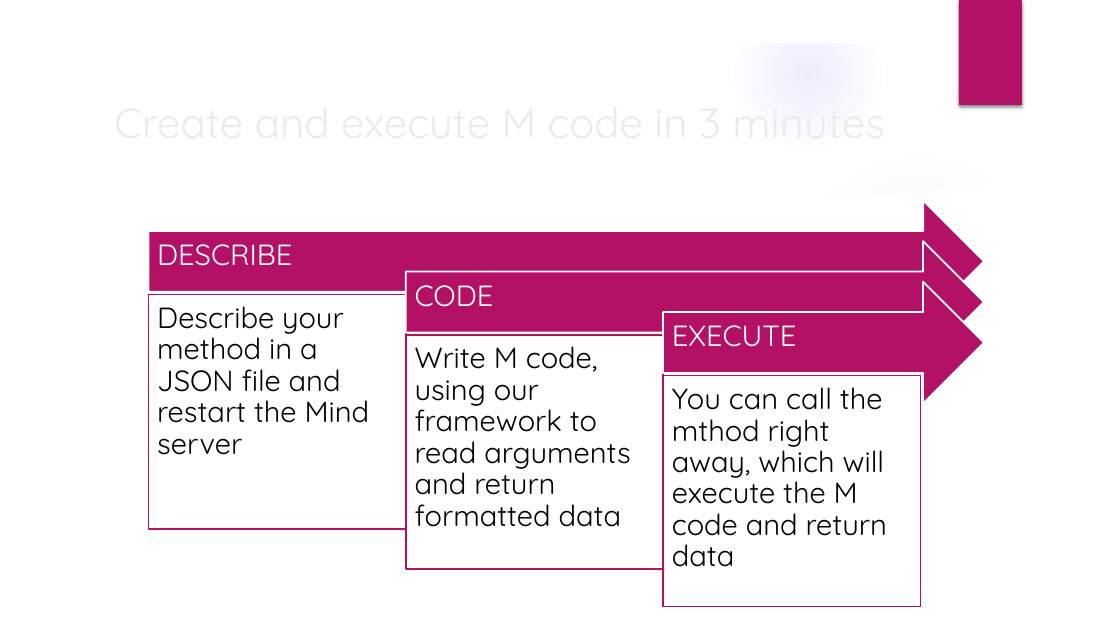
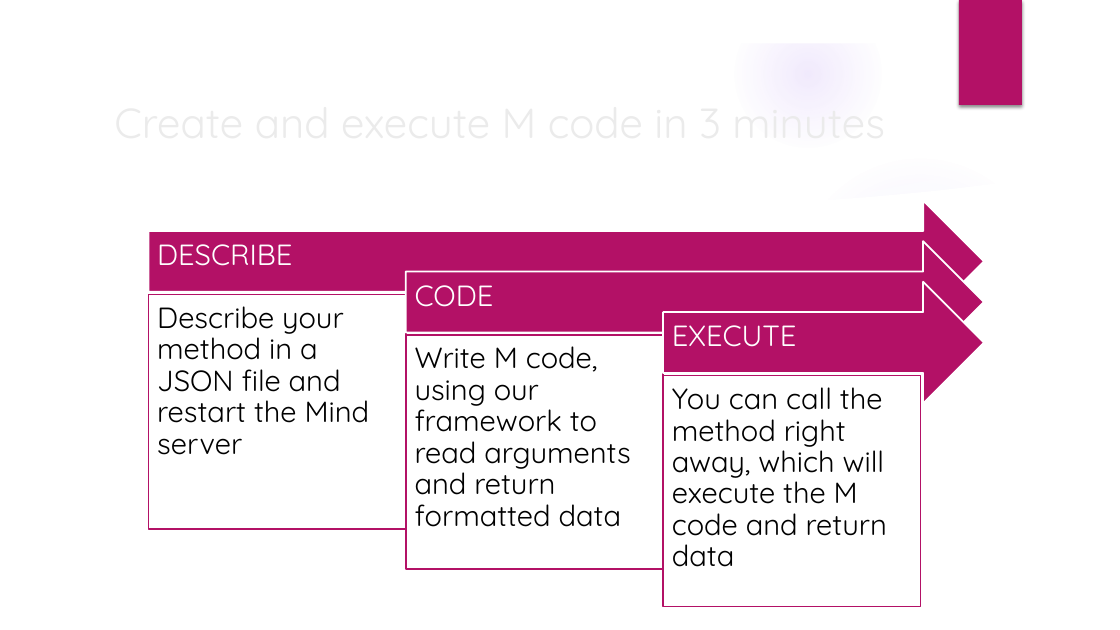
Before and after one commit to mind4yottadb/mind-server, a slide deck: slide 10 of docs/slides/def1.pptx. Drawn at 1120x630 pixels with LibreOffice and Linux fonts; fonts in the diff are those of the drawing; background and template pictures are left out. Boxes give left, top, right and bottom in pixels: in the first picture for what was removed or moved away, otherwise in the second. Text is boxed around its words. In the diff, an @@ line names an element or a change of style, - is before the commit and + after.

```diff
--- a/docs/slides/def1.pptx
+++ b/docs/slides/def1.pptx
@@ text at [672, 387, 887, 567]: text changed @@
-You can call the mthod right away, which will execute the M code and return data
+You can call the method right away, which will execute the M code and return data
```
Also in this commit, not shown: 2 other slides changed, 2 slides added, 3 slides removed.
